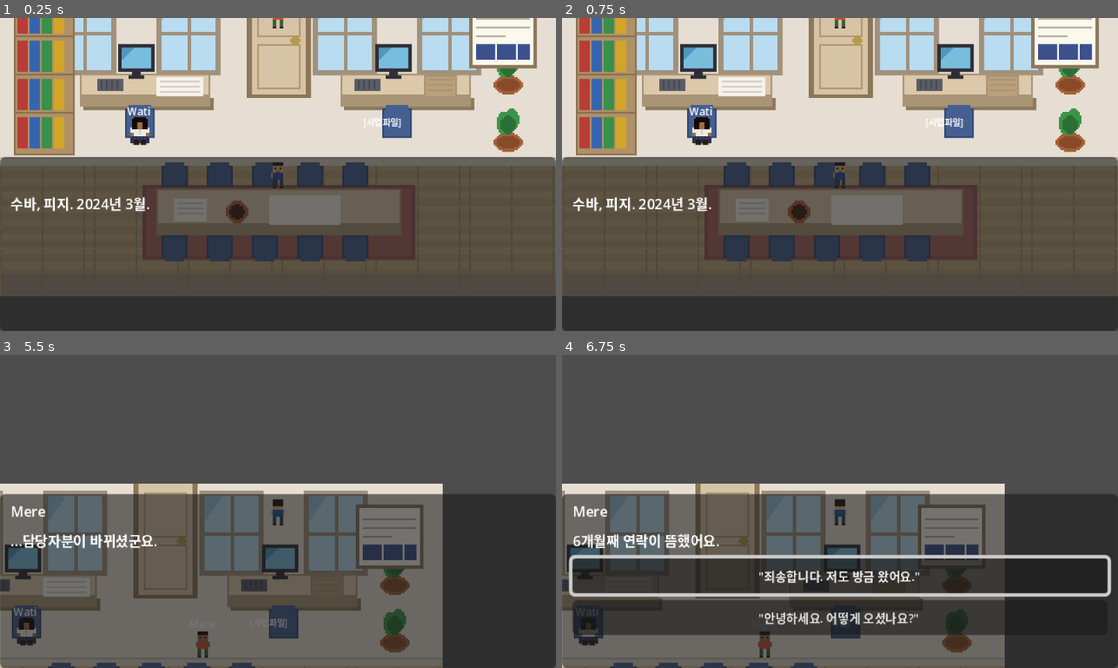
Above: before the commit, frames 1-4 (two rows, left to right).
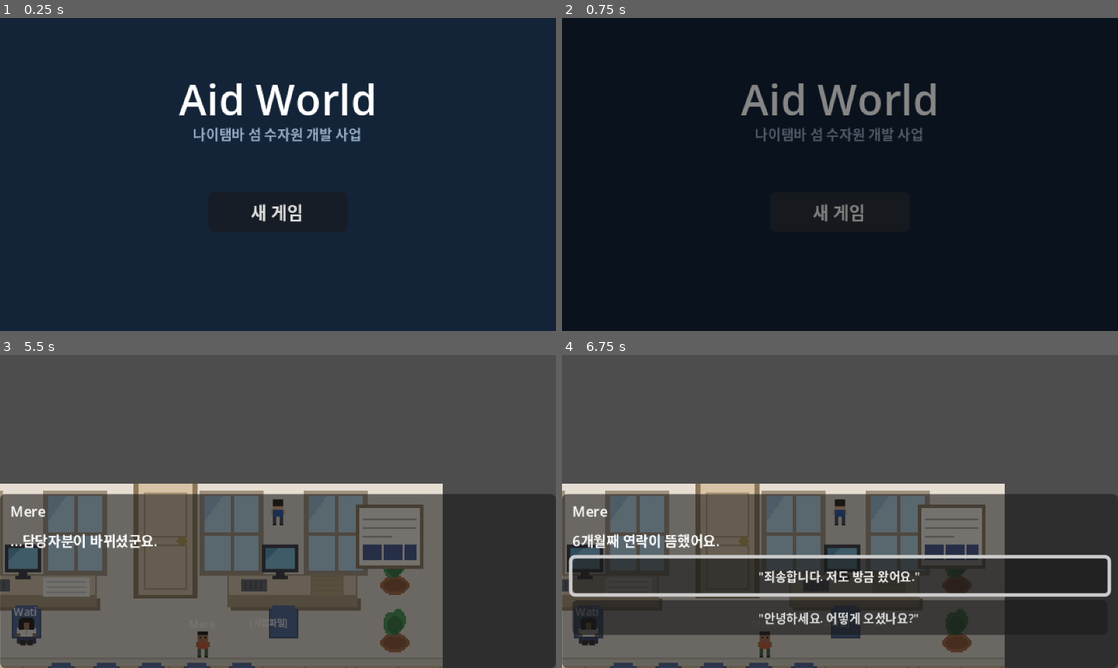
Above: after the commit, the same moments.

Repository: amnotyoung/idc-game
Game: Godot game, scene res://scenes/ui/title_screen.tscn
Two runs of this game, one before a commit and one after it. Both use one fixed random seed, a clock stepped at 60 frames per second and the inputs below. Before the commit the project starts from res://scenes/world/chapter1_office.tscn.
Inputs (mouse positions are in pixels of both pictures, inside the frame that each line leads up to):
- Up to frame 1 (0.25 s): no input
- Up to frame 2 (0.75 s): click (840, 212) at 0.5 s, where only the run after the commit has a clickable "새 게임"
- Up to frame 3 (5.5 s): tap Enter (ui_accept) at 1.25, 1.52, 2, 2.27, 2.75, 3.77, 4.52, 5, 5.27 s; hold Right (ui_right) 1.28-2.03 s; hold Down (ui_down) 2.03-2.78 s; hold Right (ui_right) 2.78-3.53 s; hold Up (ui_up) 3.53-4.28 s; hold Left (ui_left) from 4.28 s (still down)
- Up to frame 4 (6.75 s): tap Enter (ui_accept) at 5.75, 6.5 s; release Left (ui_left) at 5.78 s; hold Down (ui_down) 5.78-6.53 s; hold Right (ui_right) from 6.53 s (still down)

The runs differ from the first frame. In frame 1, 96% of the frame differs, in the area x 0-100%, y 0-100%; in frame 2, 100%; in frame 3, less than 0.1%; in frame 4, less than 0.1%.

Commit message:
auto: update project.godot
Co-Authored-By: Claude Opus 4.6 (1M context) <noreply@anthropic.com>

Diff:
--- a/project.godot
+++ b/project.godot
@@ -16,7 +16,7 @@
 
 config/name="Aid World"
 config/description="A game about international development cooperation set in Fiji."
-run/main_scene="res://scenes/world/chapter1_office.tscn"
+run/main_scene="res://scenes/ui/title_screen.tscn"
 config/features=PackedStringArray("4.6", "GL Compatibility")
 config/icon="res://assets/sprites/ui/icon.svg"
 
